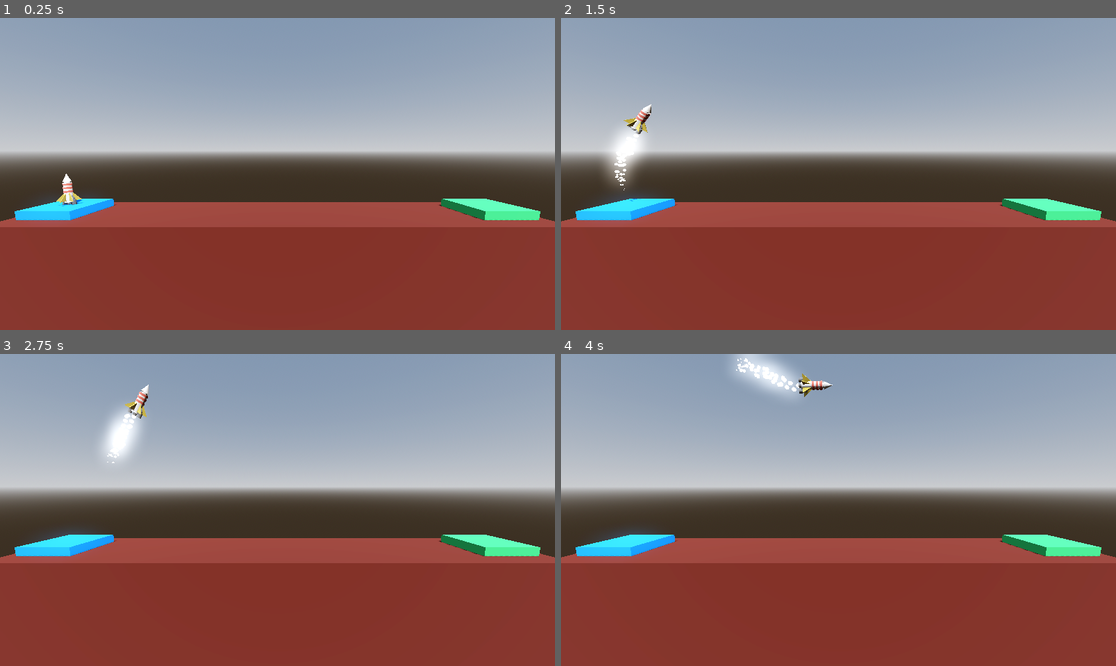
Above: before the commit, frames 1-4 (two rows, left to right).
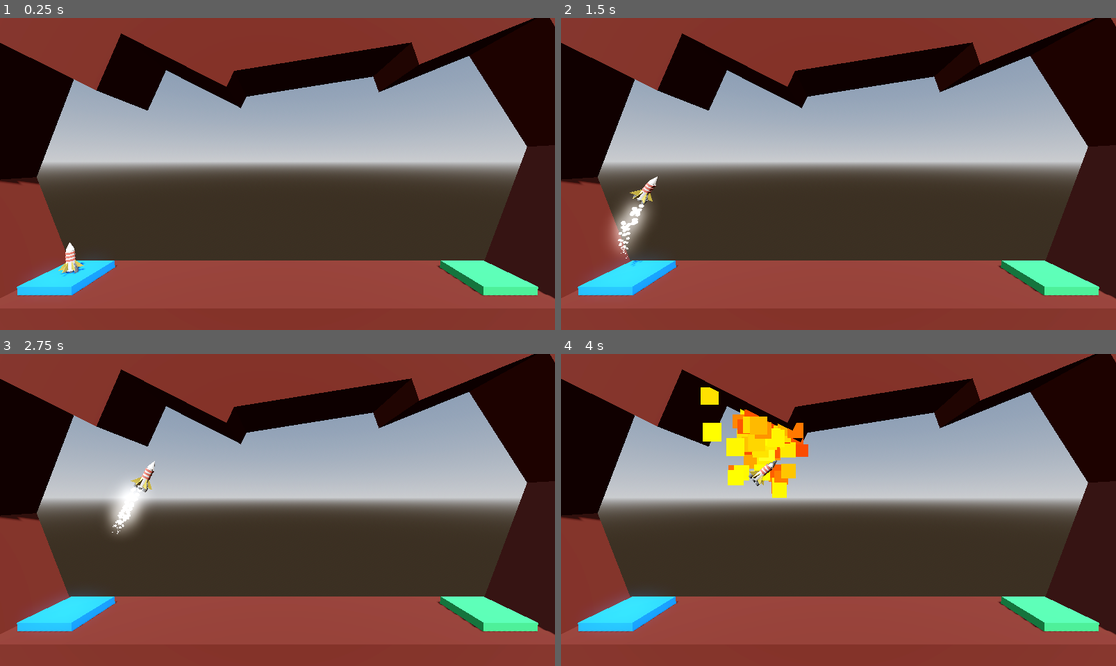
Above: after the commit, the same moments.

Repository: CharlExMachina/godot-3d-project-boost
Game: Godot game, scene res://level/level.tscn
The game is run twice, just before and just after one commit, with the same random seed, the same clock (stepped at 60 frames per second) and the same inputs.
Inputs:
- Up to frame 1 (0.25 s): no input
- Up to frame 2 (1.5 s): tap Enter at 0.5 s; hold D (rotate_right) 0.53-1.28 s; hold Space (boost) 0.53-1.28 s; hold A (rotate_left) from 1.28 s (still down); tap Space (boost) at 1.35 s
- Up to frame 3 (2.75 s): release A (rotate_left) at 2.03 s; hold D (rotate_right) from 2.03 s (still down); hold Space (boost) from 2.03 s (still down)
- Up to frame 4 (4 s): release Space (boost) at 2.78 s; tap Space (boost) at 2.85 s; release D (rotate_right) at 3.53 s; hold A (rotate_left) from 3.53 s (still down); hold Space (boost) from 3.53 s (still down)

The runs differ from the first frame. In frame 1, 56% of the frame differs, in the area x 0-100%, y 0-90%; in frame 2, 56%; in frame 3, 57%; in frame 4, 58%.

Commit message:
Add sorrounding shapes to level 1

Diff:
--- a/level/level.tscn
+++ b/level/level.tscn
@@ -35,7 +35,7 @@
 shadow_enabled = true
 
 [node name="Camera3D" type="Camera3D" parent="."]
-transform = Transform3D(1, 0, 0, 0, 0.993534, 0.113533, 0, -0.113533, 0.993534, 0, 3.79128, 12.3116)
+transform = Transform3D(1, 0, 0, 0, 0.998135, 0.0610485, 0, -0.0610485, 0.998135, 0, 7.391, 12.312)
 
 [node name="LaunchPad" type="CSGBox3D" parent="." groups=["Start"]]
 transform = Transform3D(1, 0, 0, 0, 1, 0, 0, 0, 1, -12.8796, 0.25, 0)
@@ -54,7 +54,47 @@
 [node name="Floor" type="CSGBox3D" parent="." groups=["Hazard"]]
 transform = Transform3D(1, 0, 0, 0, 1, 0, 0, 0, 1, 0, -4, 0)
 use_collision = true
-size = Vector3(30, 8, 5)
+size = Vector3(60, 8, 5)
+material = SubResource("StandardMaterial3D_5xgho")
+
+[node name="Wall" type="CSGBox3D" parent="Floor"]
+transform = Transform3D(0.953412, -0.301671, 0, 0.301671, 0.953412, 0, 0, 0, 1, -17.5379, 5.33083, 0)
+size = Vector3(4, 10, 4)
+material = SubResource("StandardMaterial3D_5xgho")
+
+[node name="Wall2" type="CSGBox3D" parent="Floor"]
+transform = Transform3D(0.911087, 0.412214, 0, -0.412214, 0.911087, 0, 0, 0, 1, -17.5379, 13.972, 0)
+size = Vector3(4, 10, 4)
+material = SubResource("StandardMaterial3D_5xgho")
+
+[node name="Wall3" type="CSGBox3D" parent="Floor"]
+transform = Transform3D(0.957284, 0.289149, 0, -0.289149, 0.957284, 0, 0, 0, 1, 18.3022, 8.26324, 0)
+size = Vector3(4, 10, 4)
+material = SubResource("StandardMaterial3D_5xgho")
+
+[node name="Wall4" type="CSGBox3D" parent="Floor"]
+transform = Transform3D(0.812613, -0.582804, 0, 0.582804, 0.812613, 0, 0, 0, 1, 17.084, 16.392, 0)
+size = Vector3(4, 10, 4)
+material = SubResource("StandardMaterial3D_5xgho")
+
+[node name="Wall5" type="CSGBox3D" parent="Floor"]
+transform = Transform3D(-0.370703, -0.928751, 0, 0.928751, -0.370703, 0, 0, 0, 1, 10.8796, 19.866, 0)
+size = Vector3(4, 10, 4)
+material = SubResource("StandardMaterial3D_5xgho")
+
+[node name="Ceiling" type="CSGBox3D" parent="Floor"]
+transform = Transform3D(-0.447104, 0.894482, 0, -0.894482, -0.447104, 0, 0, 0, 1, -12.5619, 18.9296, 0)
+size = Vector3(4, 10, 4)
+material = SubResource("StandardMaterial3D_5xgho")
+
+[node name="Ceiling2" type="CSGBox3D" parent="Floor"]
+transform = Transform3D(-0.447104, 0.894482, 0, -0.894482, -0.447104, 0, 0, 0, 1, -6.10671, 19.1036, 0)
+size = Vector3(4, 10, 4)
+material = SubResource("StandardMaterial3D_5xgho")
+
+[node name="Ceiling3" type="CSGBox3D" parent="Floor"]
+transform = Transform3D(0.153417, 0.988162, 0, -0.988162, 0.153417, 0, 0, 0, 1, 2.16286, 18.5442, 0)
+size = Vector3(4, 10, 4)
 material = SubResource("StandardMaterial3D_5xgho")
 
 [node name="Player" parent="." instance=ExtResource("1_u52ul")]
